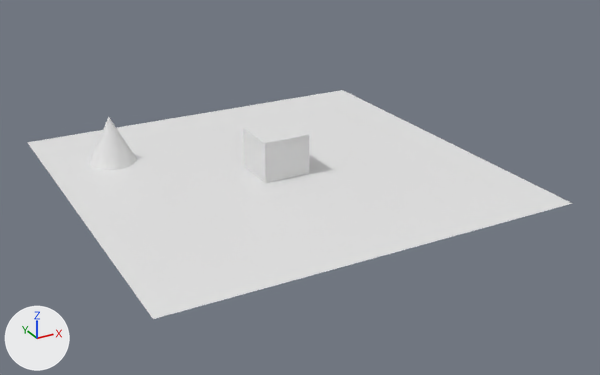
The Blender file FluffyBunny.blend, before and after one commit.
Both versions are drawn from a 50 mm camera at (-14.5, -28.4, 13.2) aimed at (0.3, -1.4, -0.3). The lights are fixed; the arrows at lower left show +X, +Y and +Z.
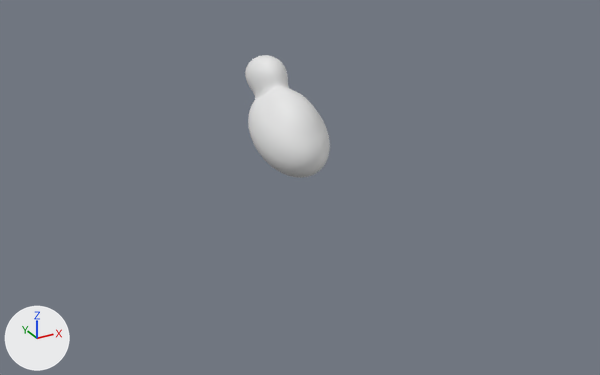
Changed parts and their boxes [x1, y1, x2, y2] in the pictures (600 x 375 px):
'Grass', hidden
    before: [27, 90, 573, 319]
'Cube', reshaped, moved, turned, rescaled
    before: [243, 121, 309, 183]
    after: [245, 55, 330, 178]
'Cone', hidden
    before: [89, 117, 137, 170]
part 1 of me_cube, built on
    before: [243, 125, 309, 183]
    after: [245, 55, 330, 178]

Patch to the scene script:
```diff
--- a/FluffyBunny.blend.py
+++ b/FluffyBunny.blend.py
@@ me_cube @@
 # used by ob_cube; location = (0.0, 0.0, 0.71)
-me_cube.from_pydata(...)  # 8 vertices, 6 faces; spans x -1.0..1.0, y -1.0..1.0, z -1.0..1.0
+me_cube.from_pydata(...)  # 3084 vertices, 3818 faces; spans x -2.23..2.23, y -3.58..1.15, z -6.19..1.14
+# me_cube part 1: 8 vertices removed from x -1.0..1.0, y -1.0..1.0, z -1.0..1.0; 3084 vertices added at x -2.23..2.23, y -3.58..1.15, z -6.19..1.14
+# me_cube part 2: the surface is now shaded smooth
@@ ob_cube @@
 ob_cube = bpy.data.objects.new('Cube', me_cube)
-ob_cube.location = (0.0, 0.0, 0.71)
+ob_cube.location = (0.0, 0.83, 3.93)
+ob_cube.rotation_euler = (-0.192, 0.0, 0.0)  # degrees (-11, 0, 0)
+ob_cube.scale = (0.631, 1.0, 0.631)
@@ ob_grass @@
 ob_grass.scale = (8.32, 8.32, 8.32)
+ob_grass.hide_set(True)  # its collection is switched off
@@ ob_cone @@
 ob_cone.location = (-5.62, 4.25, 1.0)
+ob_cone.hide_set(True)  # its collection is switched off
```
